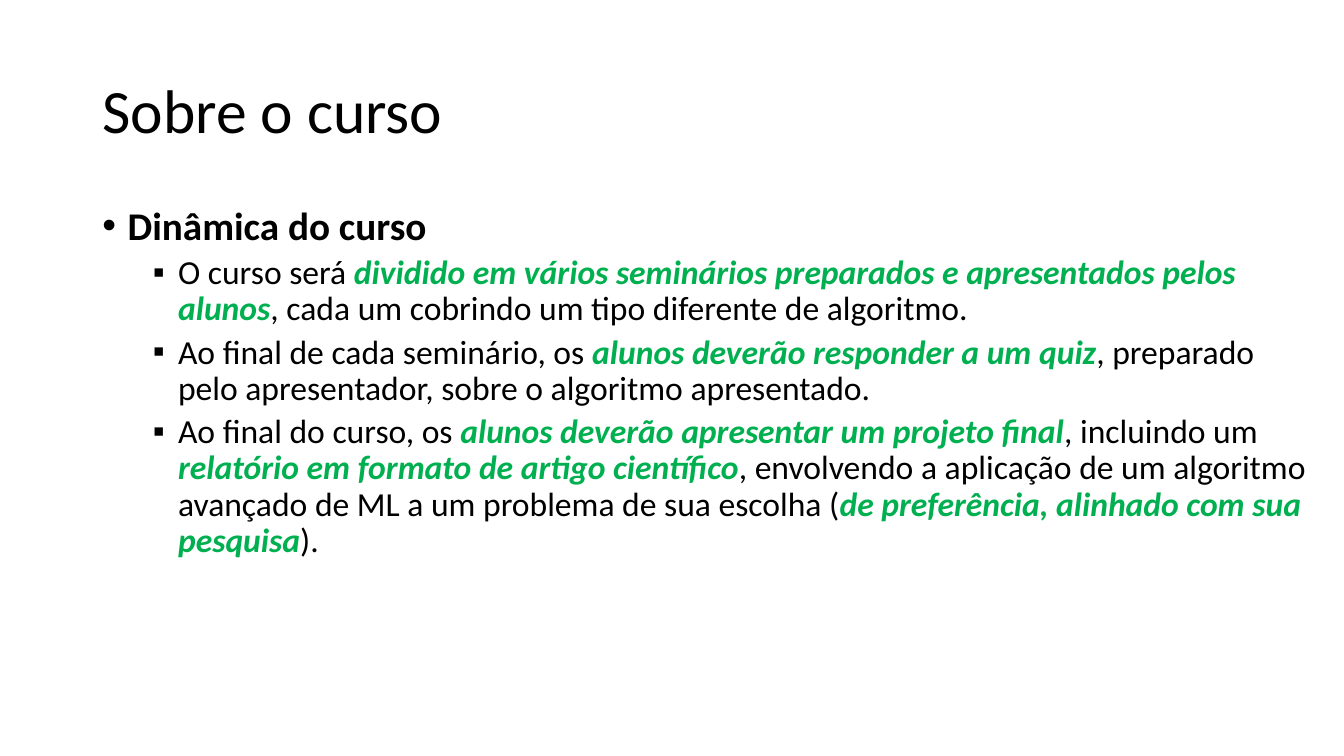
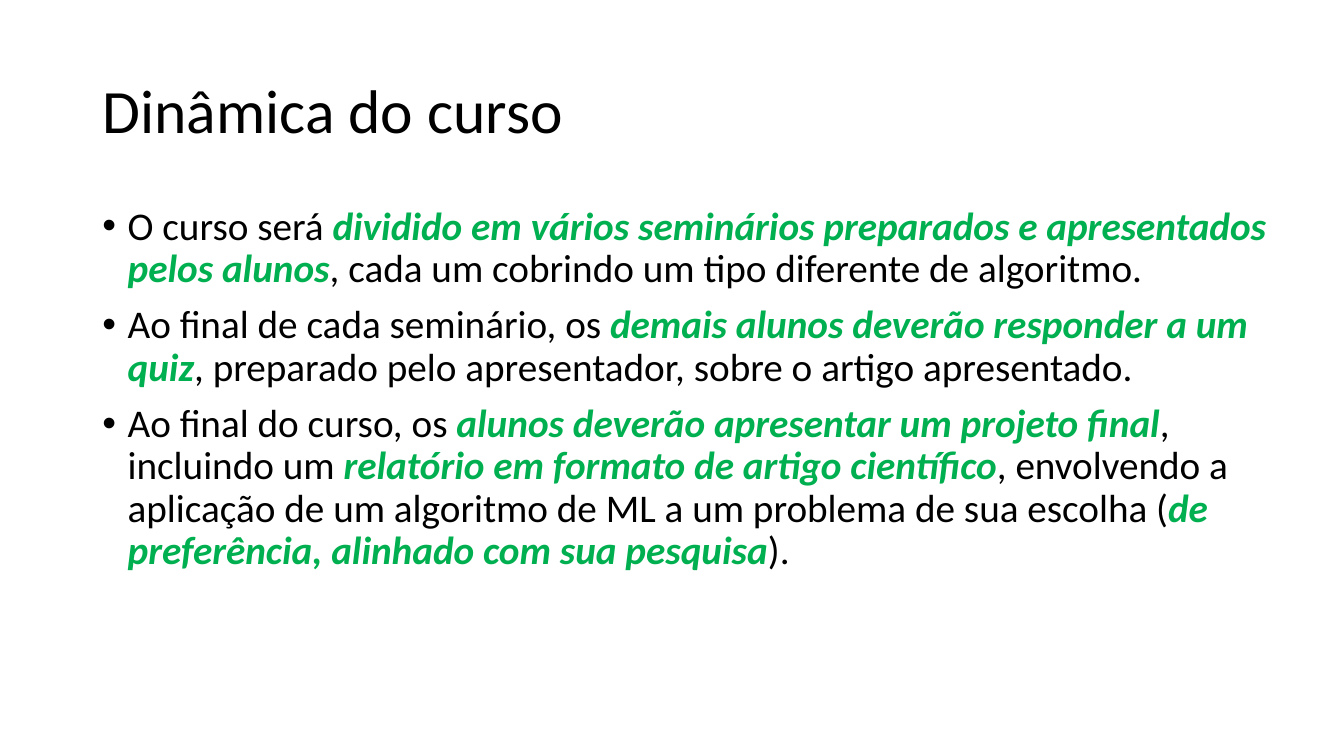
Before and after one commit to zz4fap/tp558-adv-ml, a slide deck: slide 3 of slides/TP558_1_Introdução_ao_curso.pptx. Drawn at 1344x756 pixels with LibreOffice and Linux fonts; fonts in the diff are those of the drawing. Boxes give left, top, right and bottom in pixels: in the first picture for what was removed or moved away, otherwise in the second. Text is boxed around its words. In the diff, an @@ line names an element or a change of style, - is before the commit and + after.

```diff
--- a/slides/TP558_1_Introdução_ao_curso.pptx
+++ b/slides/TP558_1_Introdução_ao_curso.pptx
@@ title at (102,90,562,134): text changed @@
-Sobre o curso
+Dinâmica do curso
@@ text at (128,212,426,241): paragraph removed @@
-• Dinâmica do curso
@@ text at (128,212,1266,289): size 24 to 28 pt in "O curso será dividido em vários seminários ..."; bullet ▪ to •; list level 2 to 1 in "O curso será dividido em ..." @@
@@ text at (128,310,1248,570): text changed; size 24 to 28 pt @@
-  ▪ Ao final de cada seminário, os alunos deverão responder a um quiz, preparado pelo apresentador, sobre o algoritmo apresentado.
-  ▪ Ao final do curso, os alunos deverão apresentar um projeto final, incluindo um relatório em formato de artigo científico, envolvendo a aplicação de um algoritmo avançado de ML a um problema de sua escolha (de preferência, alinhado com sua pesquisa).
+• Ao final de cada seminário, os demais alunos deverão responder a um quiz, preparado pelo apresentador, sobre o artigo apresentado.
+• Ao final do curso, os alunos deverão apresentar um projeto final, incluindo um relatório em formato de artigo científico, envolvendo a aplicação de um algoritmo de ML a um problema de sua escolha (de preferência, alinhado com sua pesquisa).
```
Also in this commit, not shown: 7 other slides changed, 2 slides added, 1 other file.
